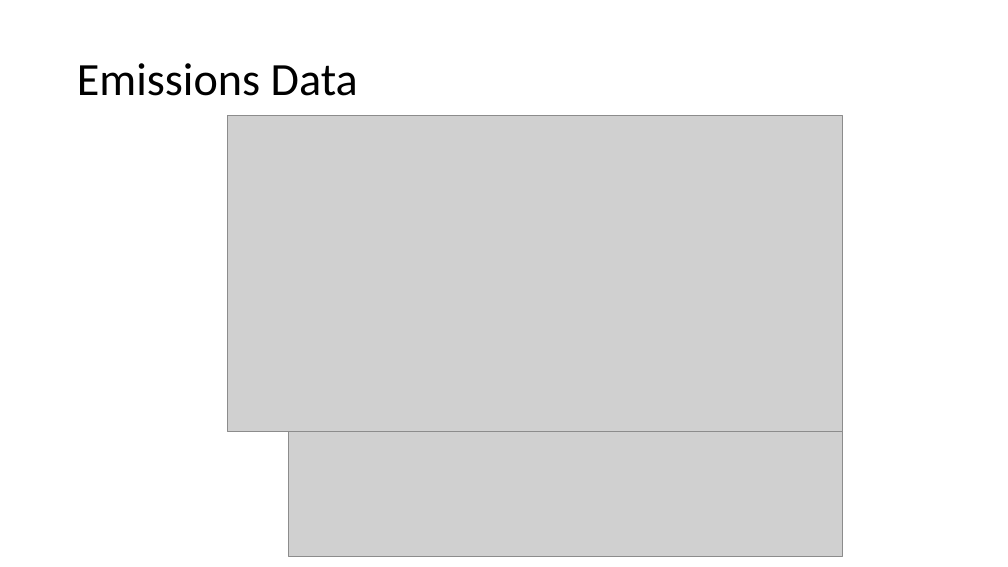
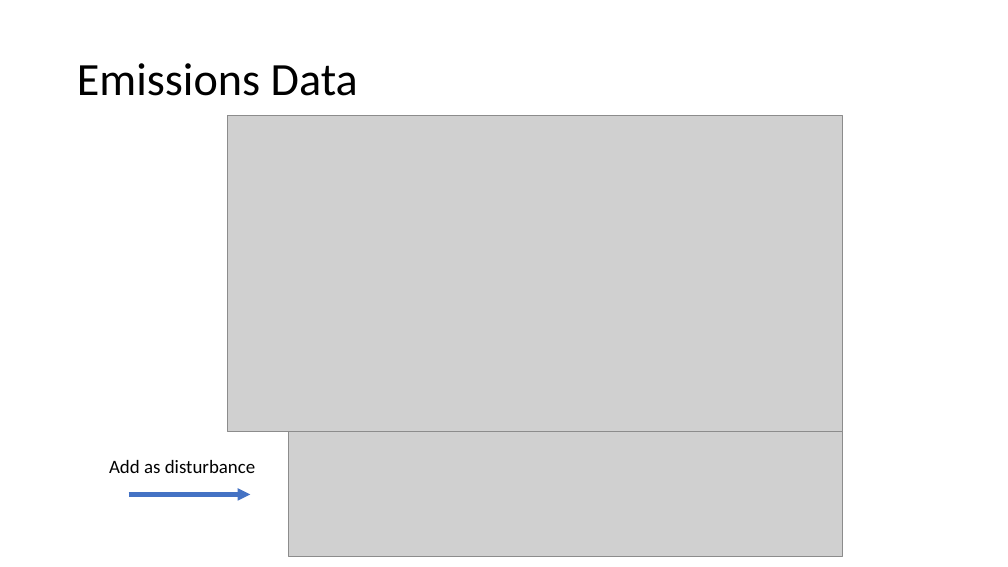
Before and after one commit to vijay092/lcdmpc, a slide deck: slide 2 of emissions.pptx. Drawn at 1008x567 pixels with LibreOffice and Linux fonts; fonts in the diff are those of the drawing; grey boxes stand for pictures. Boxes give left, top, right and bottom in pixels: in the first picture for what was removed or moved away, otherwise in the second. Text is boxed around its words. In the diff, an @@ line names an element or a change of style, - is before the commit and + after.

```diff
--- a/emissions.pptx
+++ b/emissions.pptx
@@ text added at (109, 460, 255, 473), 18 pt, text #000000 @@
+Add as disturbance
@@ arrow added from (129, 495) to (250, 495), #4472C4 4 pt @@
```
Also in this commit, not shown: 14 slides added, 2 slides removed, 6 other files.
